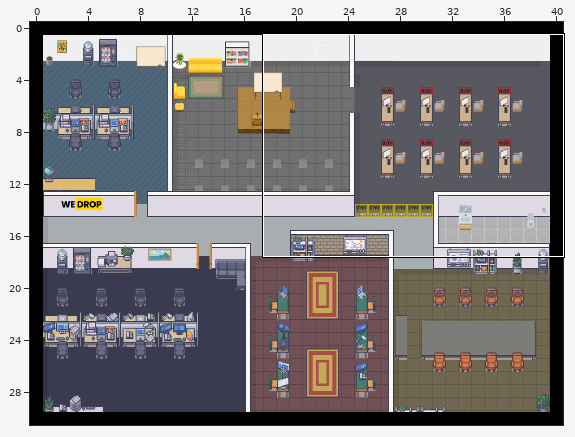
Tiled map (JSON), stored at office.tmj. Above, an overview of the earlier version with the close-up marked.
Close-up. Before the commit:
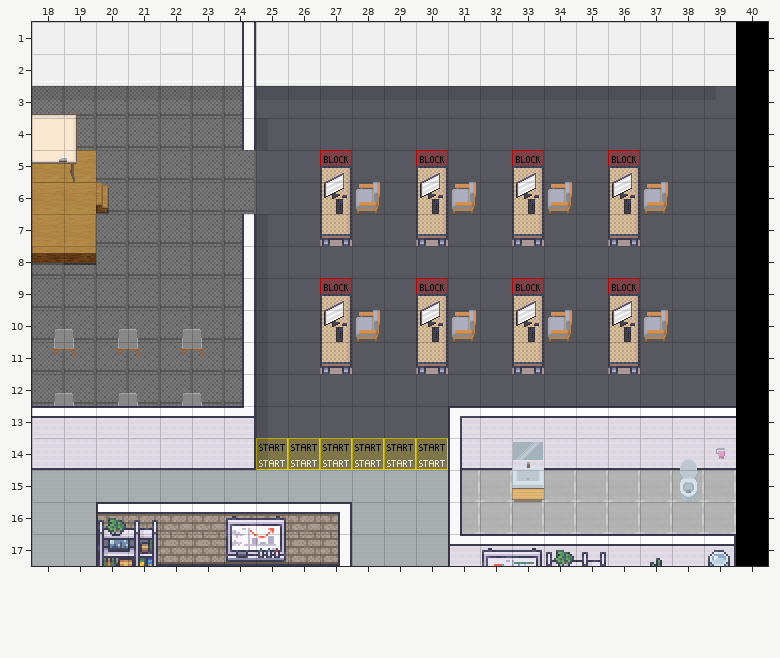
Cells are 32x32 px. Shown: x 18..40, y 1..17.
And afterwards:
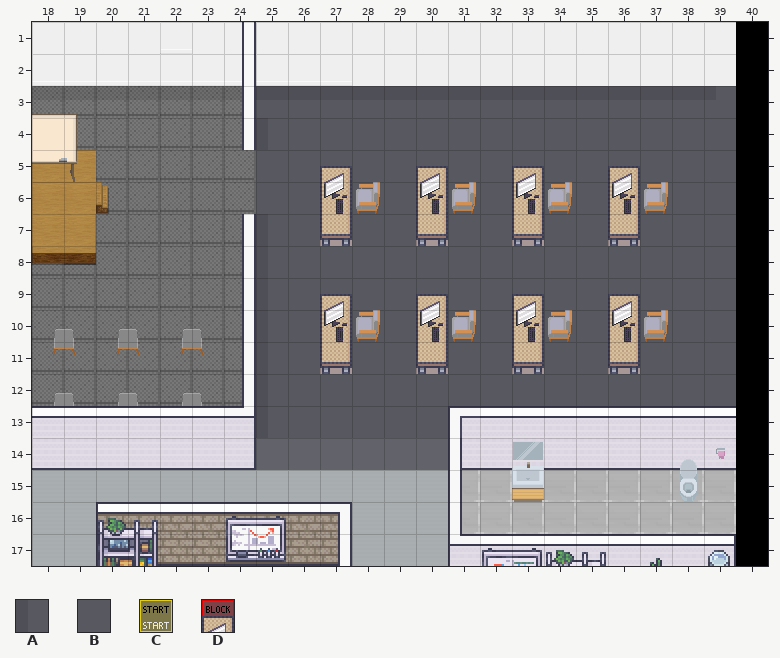
Key: from "Office_roombuilder": A 45, B 46; from "WA_Special_Zones": C 1, D 2.
_ is an empty cell, . an unchanged one.
See-through tiles are keyed as they look on the map.
Changes in this commit:
--- layer "start" (now hidden)
@@ x 25..30 @@
-14 CCCCCC
+14 ______
--- layer "collisions" (now hidden)
@@ x 27..36 @@
- 5 D..D..D..D
+ 5 _.._.._.._
@@ x 27..36 @@
- 9 D..D..D..D
+ 9 _.._.._.._
--- layer "floor/floor1"
@@ x 25..30 @@
-14 BBBBBB
+14 ______
--- layer "floor/floor2"
@@ x 25..25 @@
-14 A
+14 _
